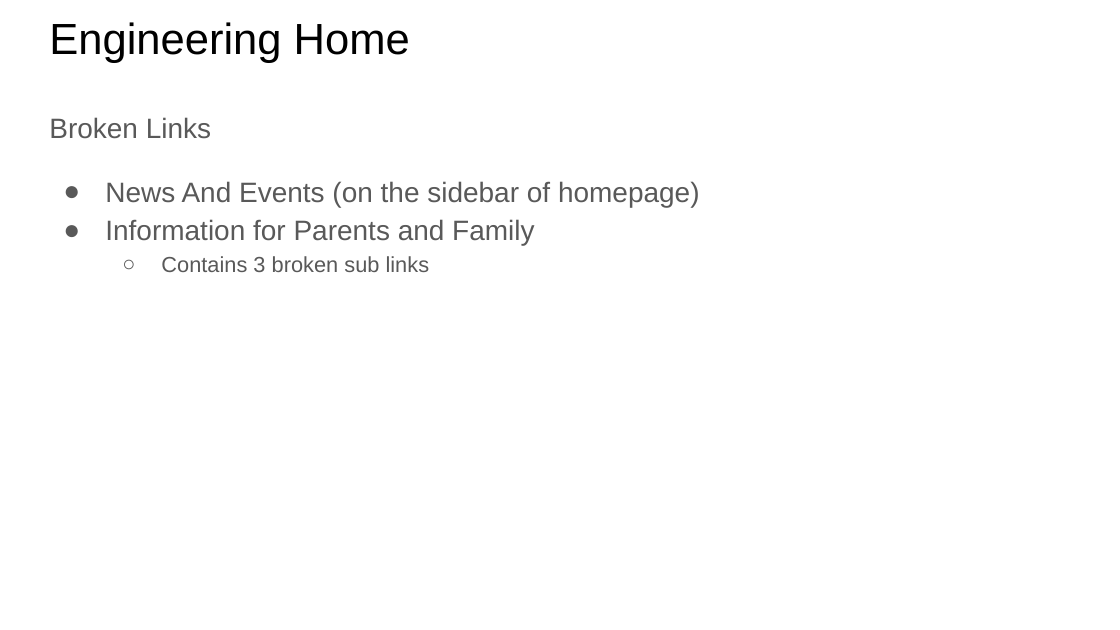
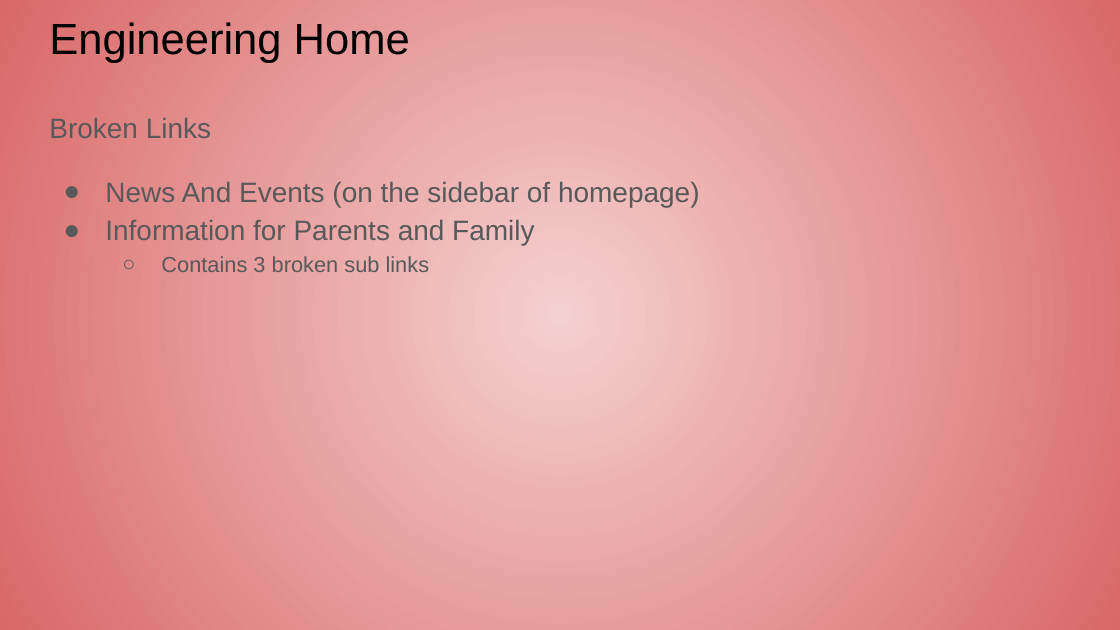
Before and after one commit to AveryCameronUofR/ENSE-374, a slide deck: slide 12 of Milestone 2/ENSE 374 Milestone 2.pptx. Drawn at 1120x630 pixels with LibreOffice and Linux fonts; fonts in the diff are those of the drawing. Boxes give left, top, right and bottom in pixels: in the first picture for what was removed or moved away, otherwise in the second. Text is boxed around its words. In the diff, an @@ line names an element or a change of style, - is before the commit and + after.

```diff
--- a/Milestone 2/ENSE 374 Milestone 2.pptx
+++ b/Milestone 2/ENSE 374 Milestone 2.pptx
@@ background #FFFFFF to gradient #F5D0D0 to #D96868 @@
```
Also in this commit, not shown: 16 other slides changed.
